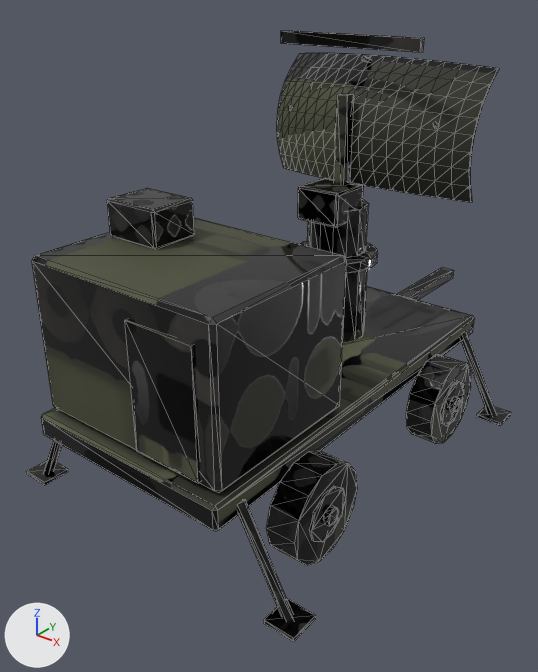
A saved change to the glTF model public/models/radar.glb.
Camera for both pictures: a 50 mm lens placed at (4.25, -5.58, 4.73), pointed at (-0.24, 0.03, 1.25). Arrows for +X, +Y and +Z are at lower left; the lights stay in place. The first picture is the older version. Mesh edges are drawn as thin lines. Where no turn or scale is listed for an object, it has been applied to the vertices. Vertices at exactly the same position are counted once.

In view in the first picture: 'dish.001', 'trailer'.
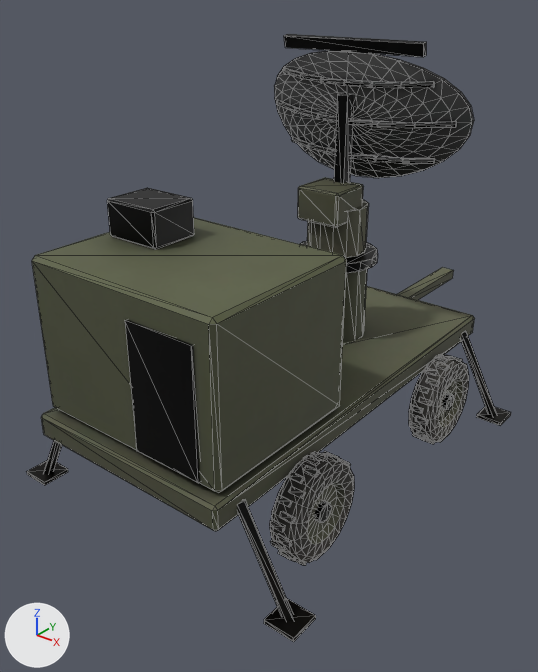
What differs and where, as boxes [x1, y1, x2, y2] in the pictures (538 x 672 px; the box of a moved part takes in the faces that stretch with it):
'dish.001', reshaped, moved (10% narrower): before [277, 30, 499, 258]; after [274, 34, 474, 258]
part 1 of me_dish, moved or reshaped: [298, 177, 364, 227] in both
part 2 of me_dish, moved or reshaped: [307, 200, 369, 258] in both
part 3 of me_dish, moved or reshaped: before [334, 93, 354, 183]; after [334, 94, 353, 183]
part 4 of me_dish, moved or reshaped (not visible afterwards): before [362, 56, 371, 62]
part 5 of me_dish, moved or reshaped: before [281, 30, 424, 52]; after [284, 34, 426, 57]
part 6 of me_dish, rebuilt (10% narrower, 15% shorter): before [277, 53, 499, 202]; after [274, 51, 474, 178]
part 7 of me_dish, added: after [291, 137, 435, 164]
part 8 of me_dish, added: after [276, 100, 456, 128]
part 9 of me_dish, added: after [283, 68, 434, 88]
part 10 of me_trailer, added: after [442, 393, 454, 411]
part 11 of me_trailer, added: after [434, 356, 447, 363]
part 12 of me_trailer, rebuilt (8% narrower): before [406, 354, 471, 444]; after [409, 356, 469, 442]
part 13 of me_trailer, rebuilt (7% narrower): before [267, 451, 357, 566]; after [270, 453, 354, 563]
part 14 of me_trailer, deleted (mostly hidden): before [324, 381, 464, 526]
part 15 of me_trailer, reshaped: before [310, 486, 346, 542]; after [270, 451, 351, 565]
part 16 of me_trailer, added: after [409, 354, 467, 444]
part 17 of me_trailer, surface changed: [26, 188, 510, 642] in both

Diff of the bpy script that builds the scene:
```diff
--- a/public/models/radar.glb.py
+++ b/public/models/radar.glb.py
@@ me_dish @@
 # used by ob_dish_001; location = (0.0, 1.46, 3.13)
-me_dish.from_pydata(...)  # 412 vertices, 788 faces; spans x -1.2..1.2, y -0.96..0.96, z -1.08..1.08
+me_dish.from_pydata(...)  # 609 vertices, 1140 faces; spans x -1.2..1.2, y -0.87..0.87, z -1.06..1.06
+# me_dish part 1: the loose piece of 24 vertices spanning x -0.25..0.25, y -0.96..-0.46, z -0.7..-0.35 is moved by (0.0, 0.09, 0.02)
+# me_dish part 2: the loose piece of 28 vertices spanning x -0.31..0.31, y -0.88..-0.24, z -1.08..-0.58 is moved by (0.0, 0.09, 0.02)
+# me_dish part 3: the loose piece of 8 vertices spanning x -0.06..0.06, y -0.57..-0.45, z -0.68..0.52 is moved by (0.0, 0.09, 0.02)
+# me_dish part 4: the loose piece of 10 vertices spanning x -0.02..0.02, y -0.22..0.85, z 0.52..0.86 is scaled about its middle by (1, 1.07, 1.08), then moved by (0.0, -0.12, -0.01)
+# me_dish part 5: the loose piece of 8 vertices spanning x -0.8..0.8, y -0.54..-0.48, z 0.96..1.08 is turned 12 degrees about the x axis through its middle, then moved by (0.0, 0.15, -0.02)
+# me_dish part 6: the loose piece of 306 vertices spanning x -1.2..1.2, y -0.47..0.36, z -0.5..0.86 is rebuilt with 338 vertices and now spans x -1.2..1.2, y -0.41..0.01, z -0.34..0.94
+# me_dish part 7: a new loose piece of 55 vertices spanning x -0.89..0.89, y -0.31..-0.09, z -0.12..-0.03, in mat_radar_baked
+# me_dish part 8: a new loose piece of 55 vertices spanning x -1.09..1.09, y -0.42..-0.11, z 0.25..0.36, in mat_radar_baked
+# me_dish part 9: a new loose piece of 55 vertices spanning x -0.89..0.89, y -0.47..-0.24, z 0.63..0.72, in mat_radar_baked
+# other edits to the shape of me_dish do not show in these pictures
 me_dish.materials.append(mat_radar_baked)
@@ me_trailer @@
 # used by ob_trailer; location = (0.0, 0.75, 1.47)
-me_trailer.from_pydata(...)  # 648 vertices, 1156 faces; spans x -1.75..1.75, y -3.05..3.05, z -1.49..1.49
+me_trailer.from_pydata(...)  # 2000 vertices, 3460 faces; spans x -1.75..1.75, y -3.05..3.05, z -1.49..1.49
+# me_trailer part 10: a new loose piece, a 10-sided cylinder along x spanning x 1.302..1.377, y 0.354..0.546, z -1.079..-0.897, in mat_radar_baked
+# me_trailer part 11: a new loose piece, a box spanning x 1.145..1.277, y 0.423..0.477, z -0.523..-0.493, in mat_radar_baked
+# me_trailer part 12: the loose piece of 28 vertices spanning x 1.1..1.4, y -0.03..0.93, z -1.46..-0.52 is rebuilt with 182 vertices and now spans x 1.1..1.4, y -0.03..0.93, z -1.46..-0.52
+# me_trailer part 13: the loose piece of 28 vertices spanning x 1.1..1.4, y -2.43..-1.47, z -1.46..-0.52 is rebuilt with 182 vertices and now spans x 1.1..1.4, y -2.43..-1.47, z -1.46..-0.52
+# me_trailer part 14: 12 loose pieces with 208 vertices, spanning x -1.46..1.46, y -2.04..0.71, z -1.24..-0.74, are deleted
+# me_trailer part 15: 40 vertices removed from x 1.09..1.41, y -2.21..-1.69, z -1.24..-0.74; 256 vertices added at x 1.12..1.38, y -2.45..-1.45, z -1.48..-0.49
+# me_trailer part 16: 200 vertices added at x 1.14..1.35, y -0.05..0.95, z -1.48..-0.5
+# me_trailer part 17: 427 kept faces spanning x -1.75..1.75, y -3.05..3.05, z -1.49..1.49 get new texture (UV) coordinates
+# other edits to the shape of me_trailer do not show in these pictures
 me_trailer.materials.append(mat_radar_baked)
@@ ob_dish_001 @@
 ob_dish_001 = bpy.data.objects.new('dish.001', me_dish)
-ob_dish_001.location = (0.0, 1.46, 3.13)
+ob_dish_001.location = (0.0, 1.37, 3.11)
```
